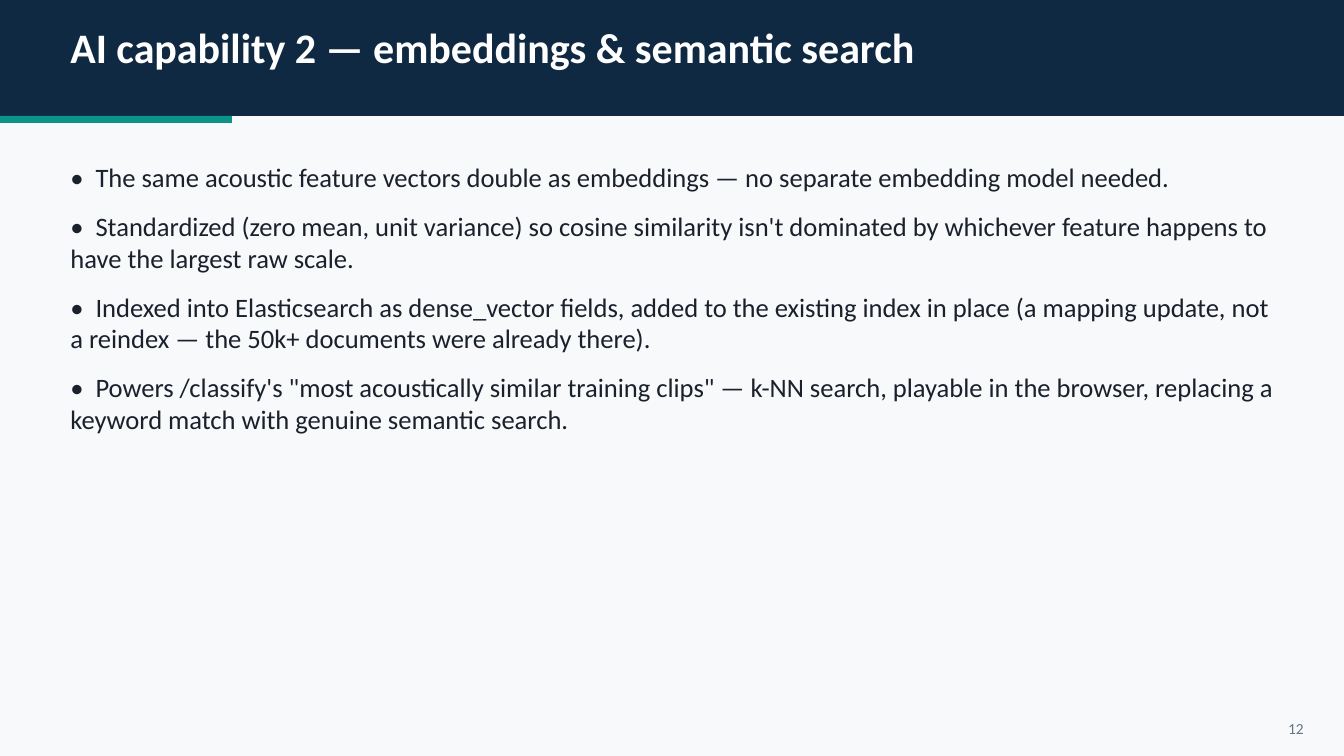
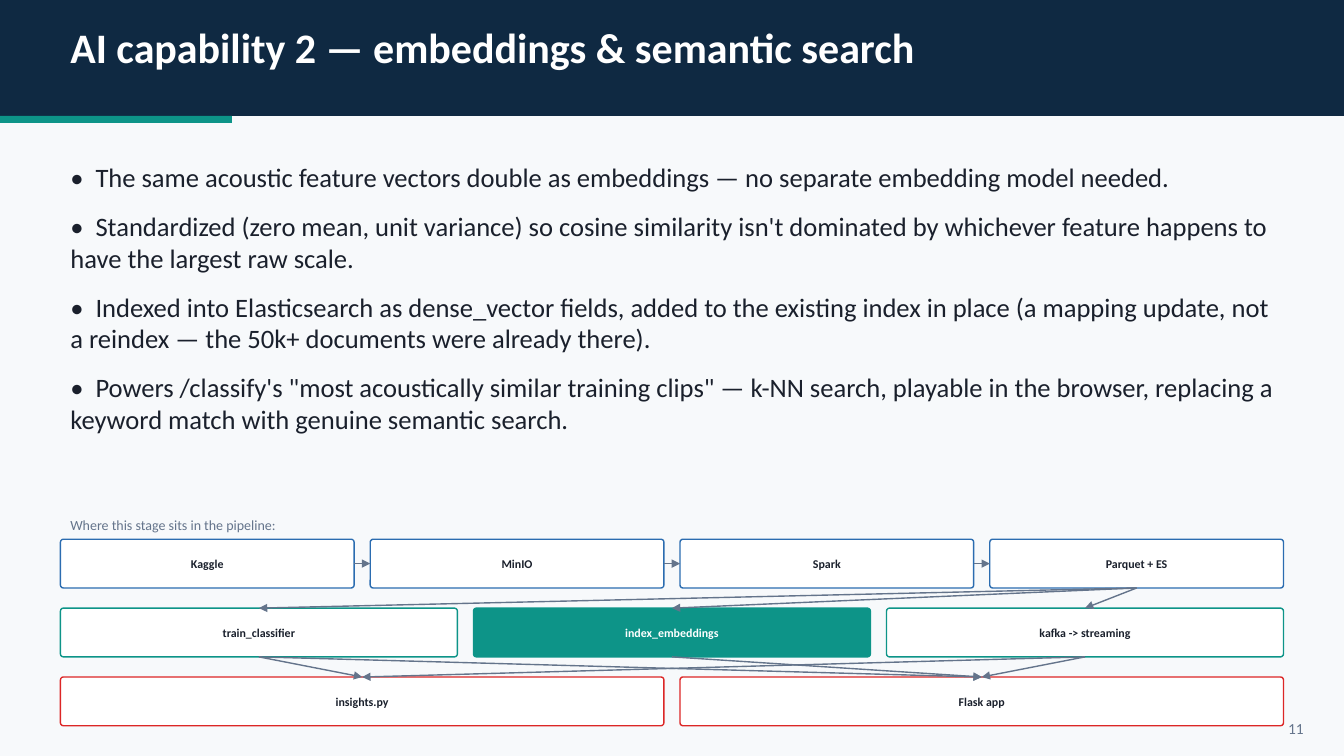
Before and after one commit to HadarBaum/asvspoof-voice-ai, a slide deck: slide 12 of docs/slides/slides.pptx (slide 13 before the commit). Drawn at 1344x756 pixels with LibreOffice and Linux fonts; fonts in the diff are those of the drawing. Boxes give left, top, right and bottom in pixels: in the first picture for what was removed or moved away, otherwise in the second. Text is boxed around its words. In the diff, an @@ line names an element or a change of style, - is before the commit and + after.

```diff
--- a/docs/slides/slides.pptx
+++ b/docs/slides/slides.pptx
@@ rounded rectangle added at [60,539,354,588], fill #FFFFFF, outline #2B6CB0 1 pt, 8.5 pt, text #1A202C, bold @@
+Kaggle
@@ text added at [70,520,275,533], 10 pt, text #64748B @@
+Where this stage sits in the pipeline:
@@ rounded rectangle added at [370,539,663,588], fill #FFFFFF, outline #2B6CB0 1 pt, 8.5 pt, text #1A202C, bold @@
+MinIO
@@ rounded rectangle added at [681,539,974,588], fill #FFFFFF, outline #2B6CB0 1 pt, 8.5 pt, text #1A202C, bold @@
+Spark
@@ rounded rectangle added at [990,539,1284,588], fill #FFFFFF, outline #2B6CB0 1 pt, 8.5 pt, text #1A202C, bold @@
+Parquet + ES
@@ arrow added from (354, 564) to (370, 564), #64748B 1 pt @@
@@ arrow added from (664, 564) to (681, 564), #64748B 1 pt @@
@@ arrow added from (974, 564) to (990, 564), #64748B 1 pt @@
@@ arrow added from (1137, 588) to (259, 608), #64748B 1 pt @@
@@ arrow added from (1137, 588) to (673, 608), #64748B 1 pt @@
@@ arrow added from (1137, 588) to (1085, 608), #64748B 1 pt @@
@@ rounded rectangle added at [60,608,458,656], fill #FFFFFF, outline #0D9488 1 pt, 8.5 pt, text #1A202C, bold @@
+train_classifier
@@ rounded rectangle added at [474,608,871,656], fill #0D9488, outline #0D9488 1 pt, 8.5 pt, text #FFFFFF, bold @@
+index_embeddings
@@ rounded rectangle added at [887,608,1285,656], fill #FFFFFF, outline #0D9488 1 pt, 8.5 pt, text #1A202C, bold @@
+kafka -> streaming
@@ arrow added from (259, 657) to (362, 678), #64748B 1 pt @@
@@ arrow added from (259, 657) to (982, 678), #64748B 1 pt @@
@@ arrow added from (1085, 657) to (362, 678), #64748B 1 pt @@
@@ arrow added from (673, 657) to (982, 678), #64748B 1 pt @@
@@ arrow added from (1085, 657) to (982, 678), #64748B 1 pt @@
@@ rounded rectangle added at [60,678,664,726], fill #FFFFFF, outline #DC2626 1 pt, 8.5 pt, text #1A202C, bold @@
+insights.py
@@ rounded rectangle added at [681,678,1285,726], fill #FFFFFF, outline #DC2626 1 pt, 8.5 pt, text #1A202C, bold @@
+Flask app
@@ text at [1288,724,1304,734]: text changed @@
-12
+11
```
Also in this commit, not shown: 15 other slides changed, 1 slide removed, 6 other files.
